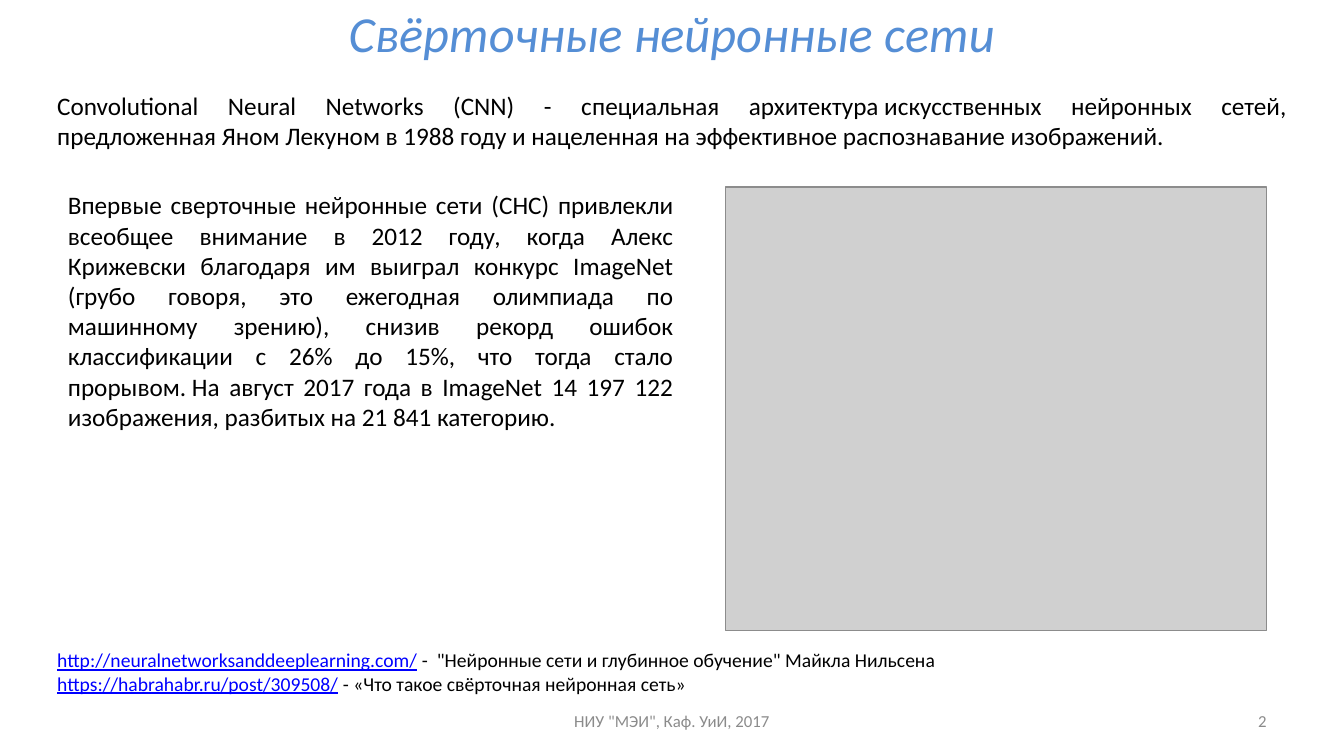
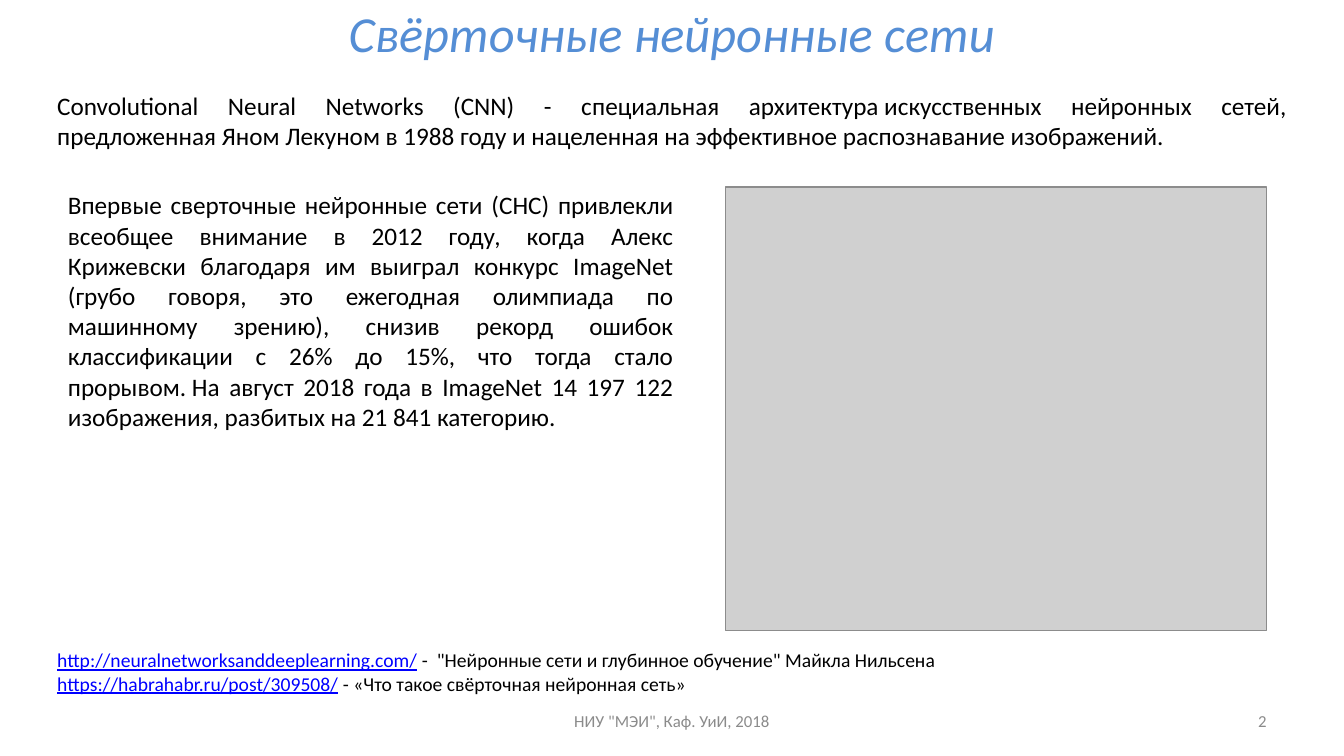
Before and after one commit to uii-mpei/uii-mpei.github.io, a slide deck: slide 2 of study/courses/iis/IIS_lec_9.pptx. Drawn at 1344x756 pixels with LibreOffice and Linux fonts; fonts in the diff are those of the drawing; grey boxes stand for pictures. Boxes give left, top, right and bottom in pixels: in the first picture for what was removed or moved away, otherwise in the second. Text is boxed around its words. In the diff, an @@ line names an element or a change of style, - is before the commit and + after.

```diff
--- a/study/courses/iis/IIS_lec_9.pptx
+++ b/study/courses/iis/IIS_lec_9.pptx
@@ text at (x1=68, y1=195, x2=673, y2=430): text changed @@
-Впервые сверточные нейронные сети (СНС) привлекли всеобщее внимание в 2012 году, когда Алекс Крижевски благодаря им выиграл конкурс ImageNet (грубо говоря, это ежегодная олимпиада по машинному зрению), снизив рекорд ошибок классификации с 26% до 15%, что тогда стало прорывом. На август 2017 года в ImageNet 14 197 122 изображения, разбитых на 21 841 категорию.
+Впервые сверточные нейронные сети (СНС) привлекли всеобщее внимание в 2012 году, когда Алекс Крижевски благодаря им выиграл конкурс ImageNet (грубо говоря, это ежегодная олимпиада по машинному зрению), снизив рекорд ошибок классификации с 26% до 15%, что тогда стало прорывом. На август 2018 года в ImageNet 14 197 122 изображения, разбитых на 21 841 категорию.
@@ text at (x1=574, y1=715, x2=769, y2=730): text changed @@
-НИУ "МЭИ", Каф. УиИ, 2017
+НИУ "МЭИ", Каф. УиИ, 2018
```
Also in this commit, not shown: 10 other slides changed, 1 other file.
